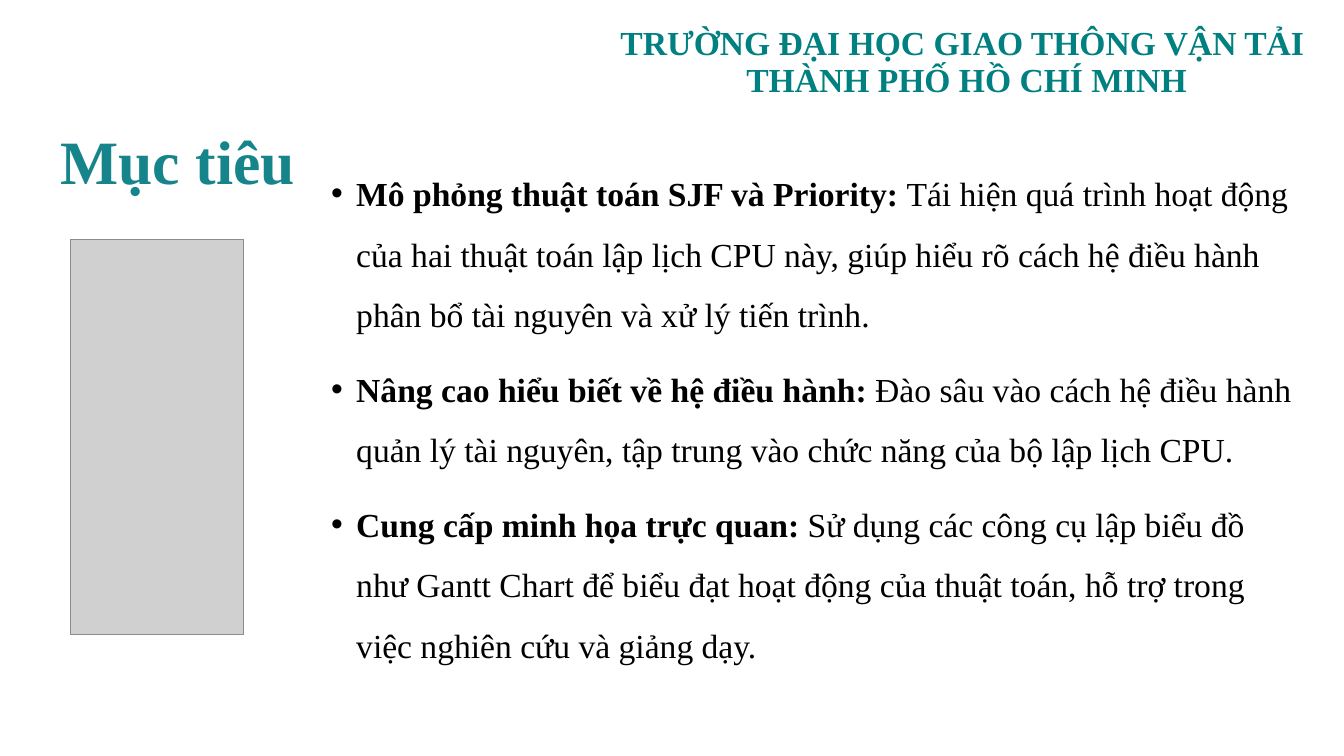
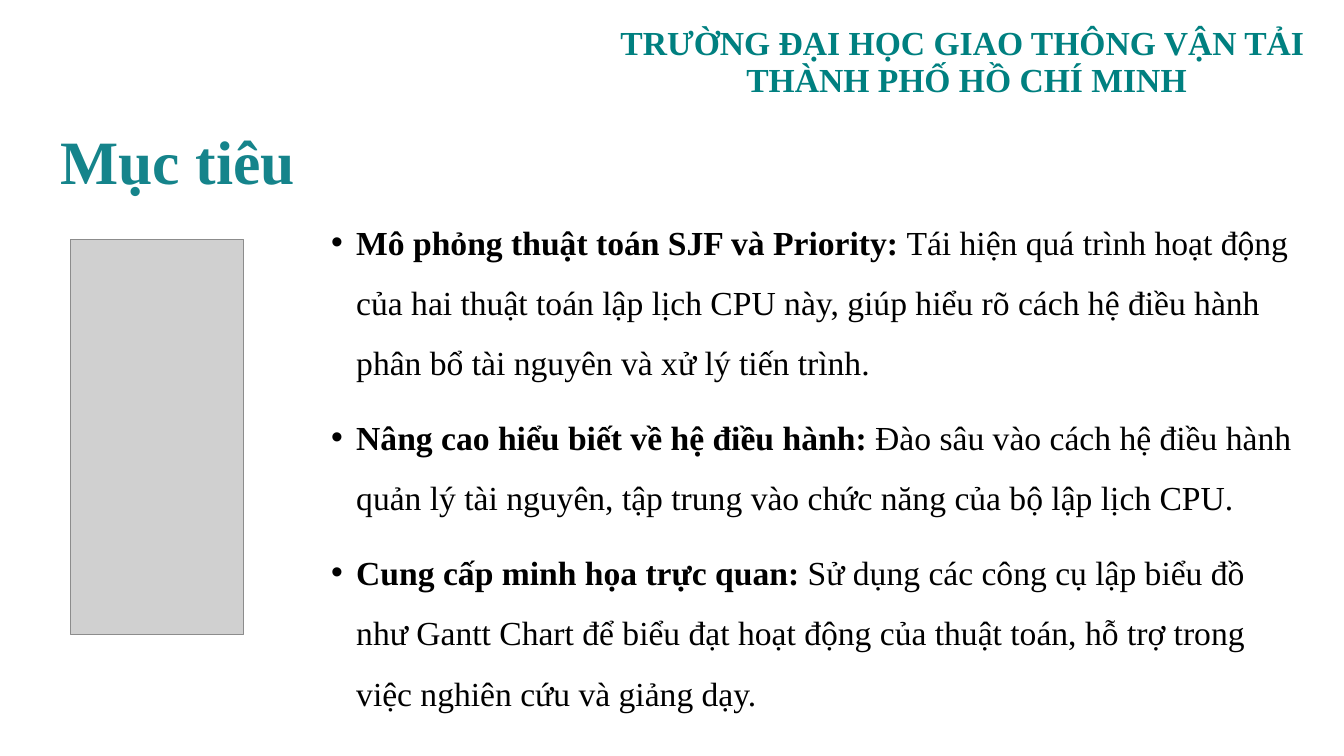
Before and after one commit to tkimngan040/OS_Group08_OS_SCH_04, a slide deck: slide 4 of PPTX/OS_SCH_04_GROUP08.pptx. Drawn at 1344x756 pixels with LibreOffice and Linux fonts; fonts in the diff are those of the drawing; grey boxes stand for pictures; background and template pictures are left out. Boxes give left, top, right and bottom in pixels: in the first picture for what was removed or moved away, otherwise in the second. Text is boxed around its words. In the diff, an @@ line names an element or a change of style, - is before the commit and + after.

```diff
--- a/PPTX/OS_SCH_04_GROUP08.pptx
+++ b/PPTX/OS_SCH_04_GROUP08.pptx
@@ text "Mô phỏng thuật toán SJF ...": place and size @@
-text "Mô phỏng thuật toán SJF ..." at (356, 182, 1291, 664)
+text "Mô phỏng thuật toán SJF ..." at (356, 231, 1291, 712)
```
Also in this commit, not shown: 2 other slides changed.
